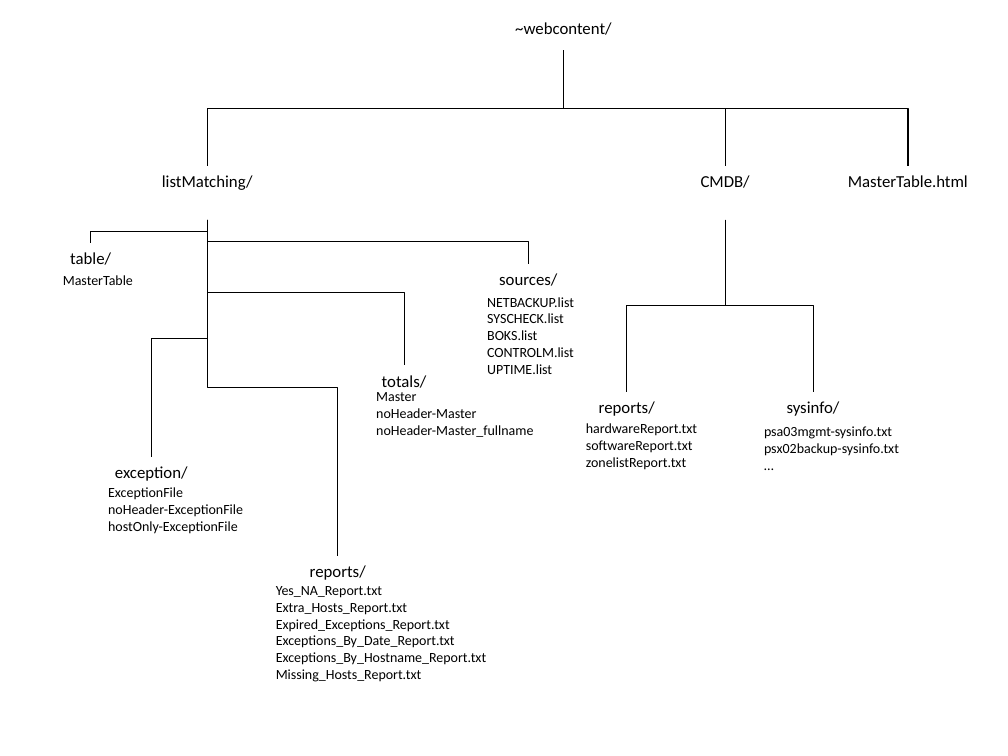
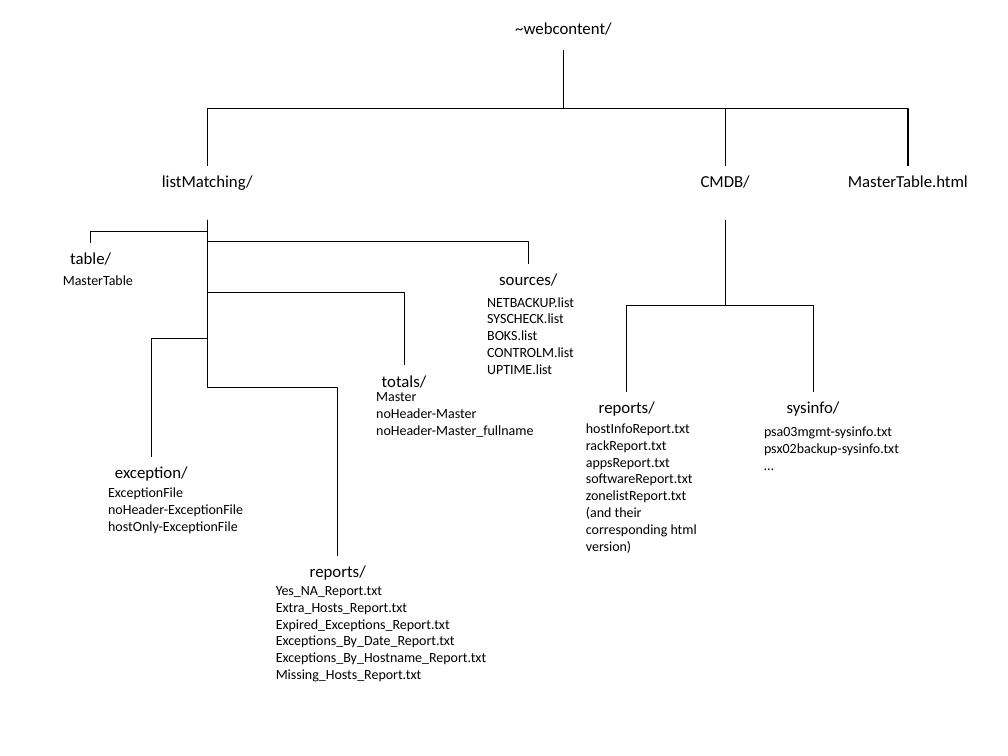
Before and after one commit to pdtran3k6/listMatching, a slide deck: slide 2 of Folder_structure.pptx. Drawn at 1008x756 pixels with LibreOffice and Linux fonts; fonts in the diff are those of the drawing. Boxes give left, top, right and bottom in pixels: in the first picture for what was removed or moved away, otherwise in the second. Text is boxed around its words. In the diff, an @@ line names an element or a change of style, - is before the commit and + after.

```diff
--- a/Folder_structure.pptx
+++ b/Folder_structure.pptx
@@ text at [586, 423, 690, 470]: text changed @@
-hardwareReport.txt
+hostInfoReport.txt
+rackReport.txt
+appsReport.txt
@@ text at [586, 507, 697, 553]: paragraph added @@
+(and their corresponding html version)
```
Also in this commit, not shown: 2 slides added, 5 other files.
